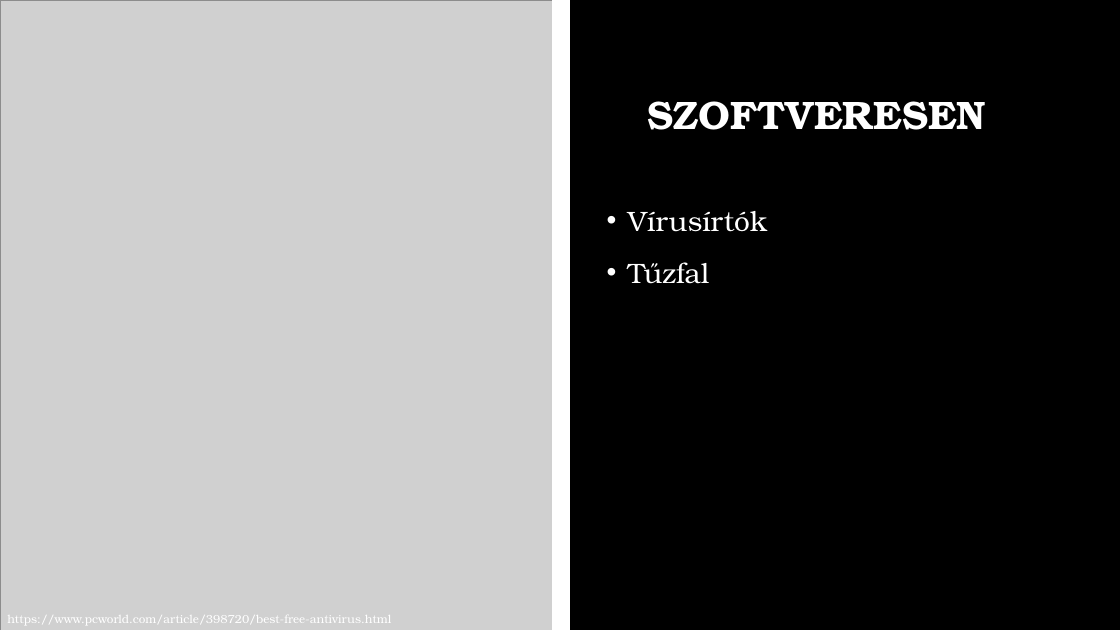
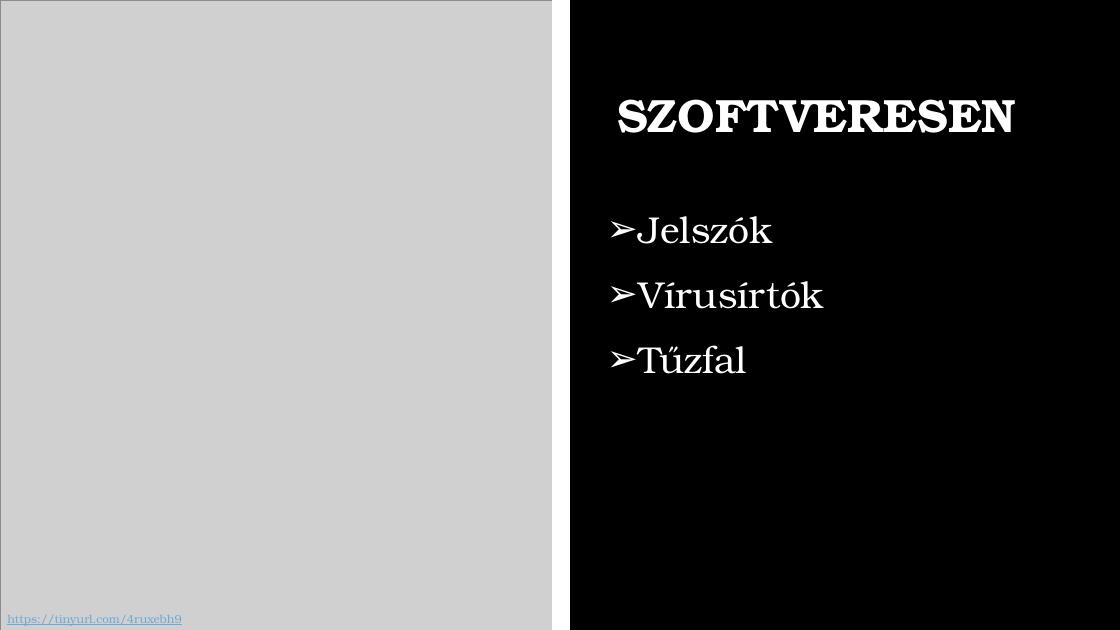
Before and after one commit to bartekaron/Sz-m-t-g-p-v-delme, a slide deck: slide 7 of Számítógép védelme.pptx (slide 3 before the commit). Drawn at 1120x630 pixels with LibreOffice and Linux fonts; fonts in the diff are those of the drawing; grey boxes stand for pictures; background and template pictures are left out. Boxes give left, top, right and bottom in pixels: in the first picture for what was removed or moved away, otherwise in the second. Text is boxed around its words. In the diff, an @@ line names an element or a change of style, - is before the commit and + after.

```diff
--- a/Számítógép védelme.pptx
+++ b/Számítógép védelme.pptx
@@ title "SZOFTVERESEN" at (617, 99, 1016, 133): size 34 to 40 pt @@
@@ text at (638, 216, 772, 244): paragraph added @@
+➢ Jelszók
@@ text at (638, 281, 824, 374): size 24 to 32 pt in "Vírusírtók", "Tűzfal"; bullet • to ➢ @@
@@ text at (7, 615, 182, 626): text changed; text colour #FFFFFF to #6BA9DA @@
-https://www.pcworld.com/article/398720/best-free-antivirus.html
+https://tinyurl.com/4ruxebh9
```
Also in this commit, not shown: 4 other slides changed, 6 slides added, 5 slides removed.
